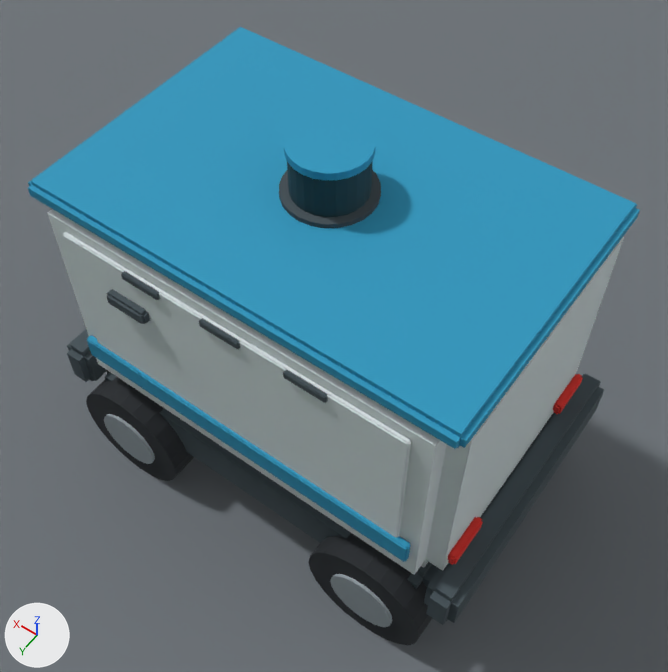
What one commit did to the Blender file tools/campus_builder/output/campus.blend.
Rendered twice from a camera (50 mm lens) standing at (-273.63, 46.24, 2.33) and looking at (-272.89, 45.21, 0.72). Lighting does not change. The marker at lower left points along +X, +Y and +Z. The older version comes first.

Objects in the first picture: 'ROAD_001', 'ROBOT_Bumper_Rear', 'ROBOT_CargoBody', 'ROBOT_Chassis', 'ROBOT_Door_Right', 'ROBOT_Hub_RR', 'ROBOT_Lid', 'ROBOT_Lidar', 'ROBOT_LidarCap', 'ROBOT_Stripe_Right', 'ROBOT_Tire_FR', 'ROBOT_Tire_RR', 'ROBOT_Vent_Right_0', 'ROBOT_Vent_Right_1', 'ROBOT_Vent_Right_2' and 6 more.
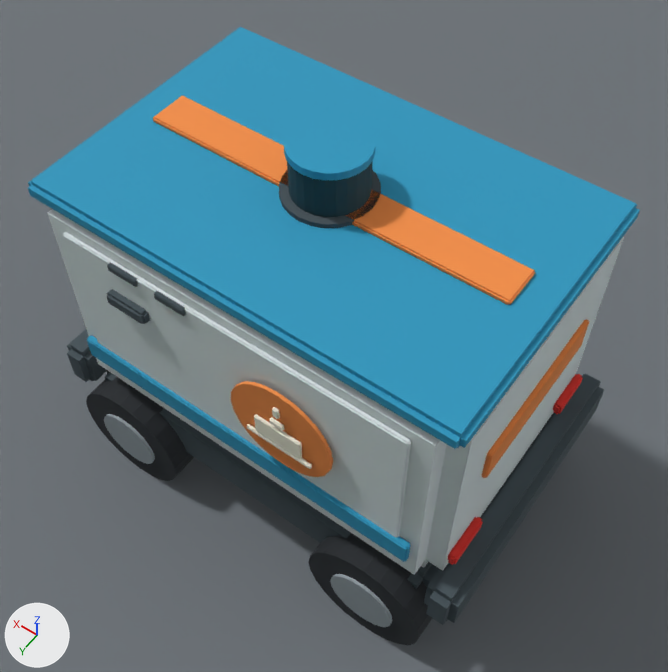
Pixel boxes (x1, y1, x2, y2) of what changed, in the pictures (668 x 672 px):
'ROBOT_InsulatedLidBand', added (orange): after (153, 96, 535, 305)
'ROBOT_MealBadge_Right', added (orange): after (231, 381, 333, 477)
'ROBOT_RearMealPanel', added: after (482, 319, 589, 478)
'ROBOT_MealBowl_Right', added (pale yellow): after (254, 414, 302, 459)
'ROBOT_Vent_Right_1', moved: before (199, 318, 240, 349); after (154, 291, 186, 316)
'ROBOT_Vent_Right_0', moved: before (121, 271, 160, 300); after (107, 263, 138, 287)
'ROBOT_Vent_Right_2', deleted: before (283, 369, 328, 403)
'ROBOT_MealPlate_Right', added: after (247, 424, 312, 469)
'ROBOT_MealHandle_Right', added: after (269, 418, 284, 431)
'ROBOT_MealSteam_Right', added: after (272, 407, 280, 419)

Patch to the scene script:
```diff
--- a/tools/campus_builder/output/campus.blend.py
+++ b/tools/campus_builder/output/campus.blend.py
@@ ob_robot_vent_right_0 @@
 ob_robot_vent_right_0.parent = ob_deliveryrobot_root
-ob_robot_vent_right_0.location = (0.36, -0.21, 0.869)
+ob_robot_vent_right_0.location = (0.36, -0.26, 0.869)
@@ ob_robot_vent_right_1 @@
 ob_robot_vent_right_1.parent = ob_deliveryrobot_root
-ob_robot_vent_right_1.location = (0.36, 0.0, 0.869)
+ob_robot_vent_right_1.location = (0.36, -0.13, 0.869)
@@ ob_robot_vent_right_2 @@
-ob_robot_vent_right_2 = bpy.data.objects.new('ROBOT_Vent_Right_2', me_robot_vent_right_2_mesh)
@@ ob_robot_rearmealpanel @@
+ob_robot_rearmealpanel = bpy.data.objects.new('ROBOT_RearMealPanel', me_robot_rearmealpanel_mesh)  # 32 vertices, 30 faces; spans x -0.21..0.21, y -0.006..0.006, z -0.045..0.045; in mat_robot_meal_orange (orange #fa9348)
+ob_robot_rearmealpanel.parent = ob_deliveryrobot_root
+ob_robot_rearmealpanel.location = (0.0, 0.535, 0.69)
@@ ob_robot_mealsteam_right @@
+ob_robot_mealsteam_right = bpy.data.objects.new('ROBOT_MealSteam_Right', me_robot_mealsteam_right_mesh)  # 32 vertices, 30 faces; spans x -0.004..0.004, y -0.0075..0.0075, z -0.0135..0.0135; in mat_robot_meal_cream (pale yellow #fdf8e5)
+ob_robot_mealsteam_right.parent = ob_deliveryrobot_root
+ob_robot_mealsteam_right.location = (0.385, 0.15, 0.751)
@@ ob_robot_mealhandle_right @@
+ob_robot_mealhandle_right = bpy.data.objects.new('ROBOT_MealHandle_Right', me_robot_mealhandle_right_mesh)  # 32 vertices, 30 faces; spans x -0.004..0.004, y -0.0175..0.0175, z -0.0075..0.0075; in mat_robot_meal_cream (pale yellow #fdf8e5)
+ob_robot_mealhandle_right.parent = ob_deliveryrobot_root
+ob_robot_mealhandle_right.location = (0.385, 0.15, 0.711)
@@ ob_robot_mealbowl_right @@
+ob_robot_mealbowl_right = bpy.data.objects.new('ROBOT_MealBowl_Right', me_robot_mealbowl_right_mesh)  # 32 vertices, 30 faces; spans x -0.004..0.004, y -0.06..0.06, z -0.029..0.029; in mat_robot_meal_cream (pale yellow #fdf8e5)
+ob_robot_mealbowl_right.parent = ob_deliveryrobot_root
+ob_robot_mealbowl_right.location = (0.385, 0.15, 0.663)
@@ ob_robot_mealplate_right @@
+ob_robot_mealplate_right = bpy.data.objects.new('ROBOT_MealPlate_Right', me_robot_mealplate_right_mesh)  # 32 vertices, 30 faces; spans x -0.004..0.004, y -0.085..0.085, z -0.006..0.006; in mat_robot_meal_cream (pale yellow #fdf8e5)
+ob_robot_mealplate_right.parent = ob_deliveryrobot_root
+ob_robot_mealplate_right.location = (0.385, 0.15, 0.626)
@@ ob_robot_mealbadge_right @@
+ob_robot_mealbadge_right = bpy.data.objects.new('ROBOT_MealBadge_Right', me_robot_mealbadge_right_mesh)  # a 24-sided cylinder along x spanning x -0.004..0.004, y -0.13..0.13, z -0.13..0.13; in mat_robot_meal_orange (orange #fa9348)
+ob_robot_mealbadge_right.parent = ob_deliveryrobot_root
+ob_robot_mealbadge_right.location = (0.375, 0.15, 0.675)
@@ ob_robot_insulatedlidband @@
+ob_robot_insulatedlidband = bpy.data.objects.new('ROBOT_InsulatedLidBand', me_robot_insulatedlidband_mesh)  # 32 vertices, 30 faces; spans x -0.05..0.05, y -0.45..0.45, z -0.007..0.007; in mat_robot_meal_orange (orange #fa9348)
+ob_robot_insulatedlidband.parent = ob_deliveryrobot_root
+ob_robot_insulatedlidband.location = (0.0, 0.0, 0.973)
```
